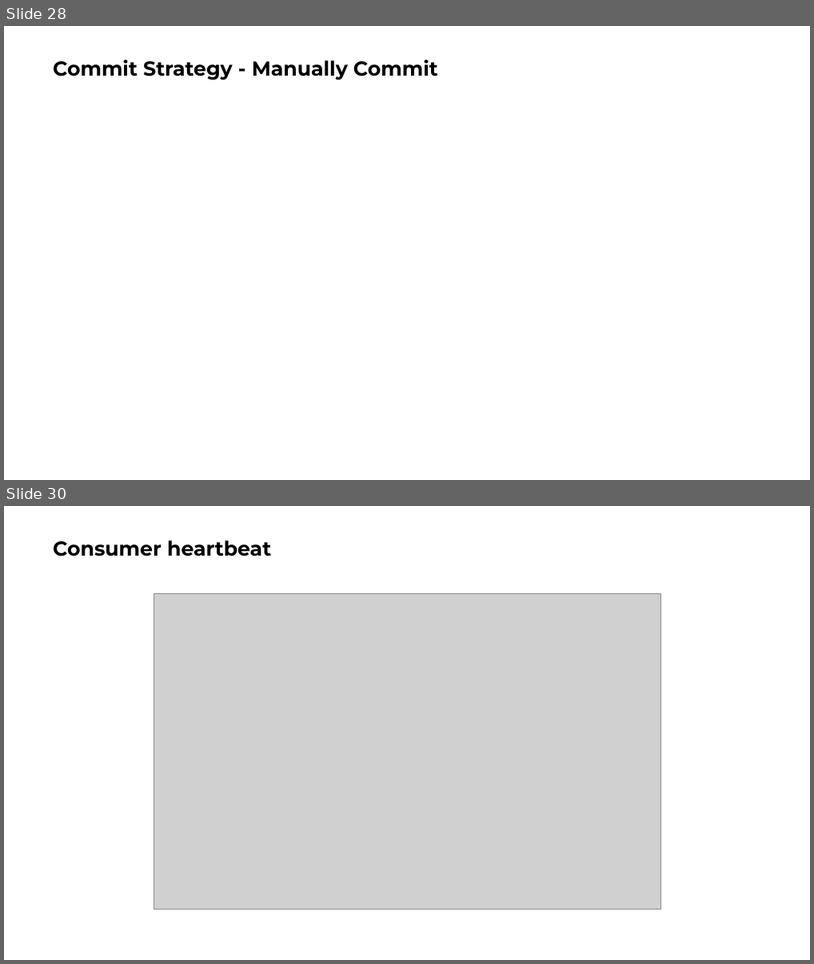
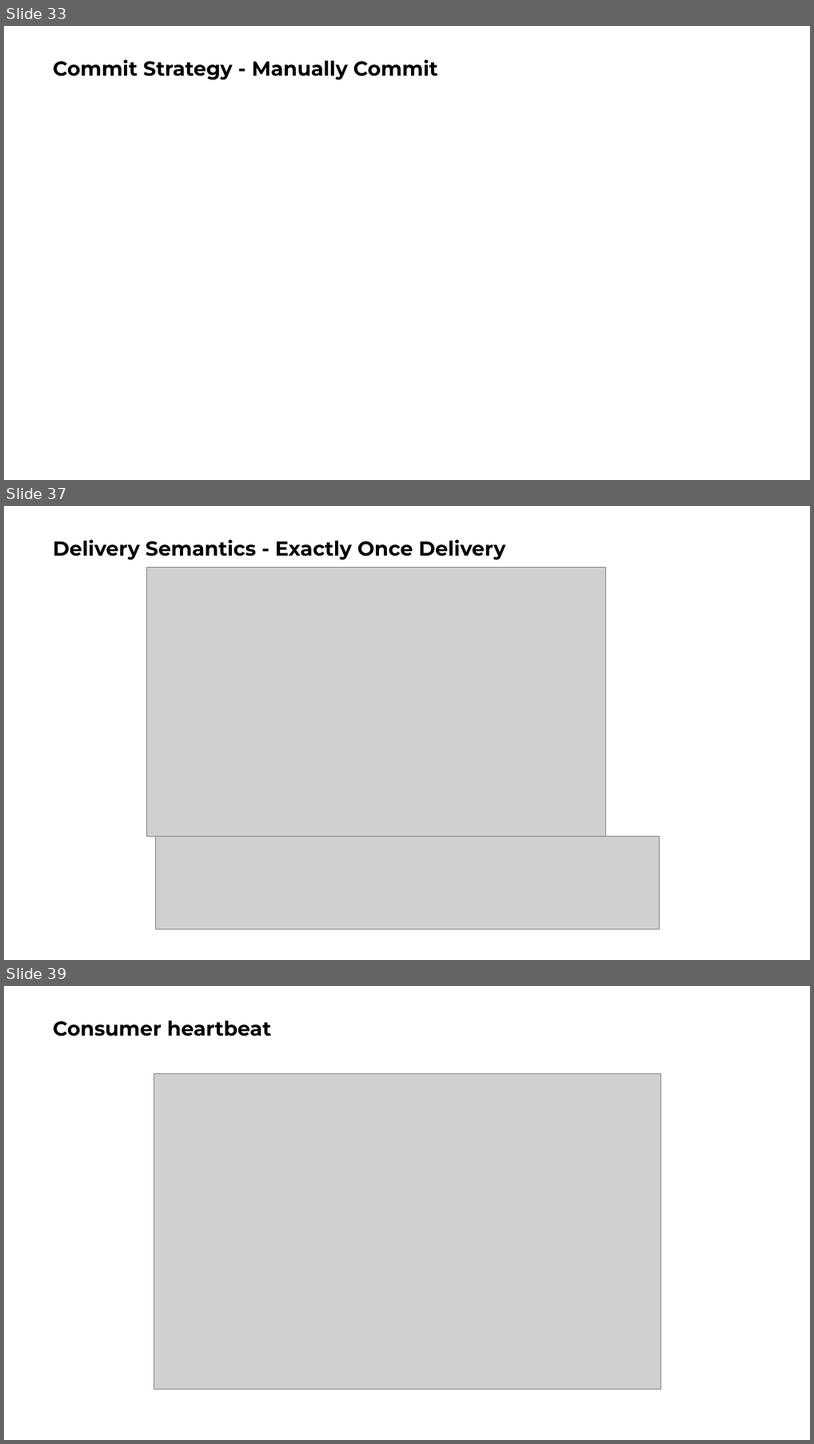
Before and after one commit to ngoctd314/tech-talk, a slide deck: kafka/slide.pptx. Shown one above the other, each under a label of ours: slides 28 and 30 before the commit, slides 33, 37 and 39 after it; the slides between them are not shown. The pictures are 814x964 and 814x1444 pixels, drawn with LibreOffice and Linux fonts; fonts in the diff are those of the drawing; grey boxes stand for pictures. Boxes give left, top, right and bottom in pixels: in the first picture for what was removed or moved away, otherwise in the second. Text is boxed around its words. In the diff, an @@ line names an element or a change of style, - is before the commit and + after.

```diff
--- a/kafka/slide.pptx
+++ b/kafka/slide.pptx
@@ slide 37 added at [4, 506, 810, 960], background #FFFFFF @@
@@ title added at [53, 540, 506, 560], 24 pt, text #000000, bold @@
+Delivery Semantics - Exactly Once Delivery
@@ picture added at [146, 568, 606, 836] @@
@@ picture added at [155, 836, 659, 929] @@
@@ what was slide 28 is now slide 33 @@
@@ what was slide 30 is now slide 39 @@
```
Also in this commit, not shown: 4 slides changed, 13 other slides added, 2 slides removed, 4 other files.
